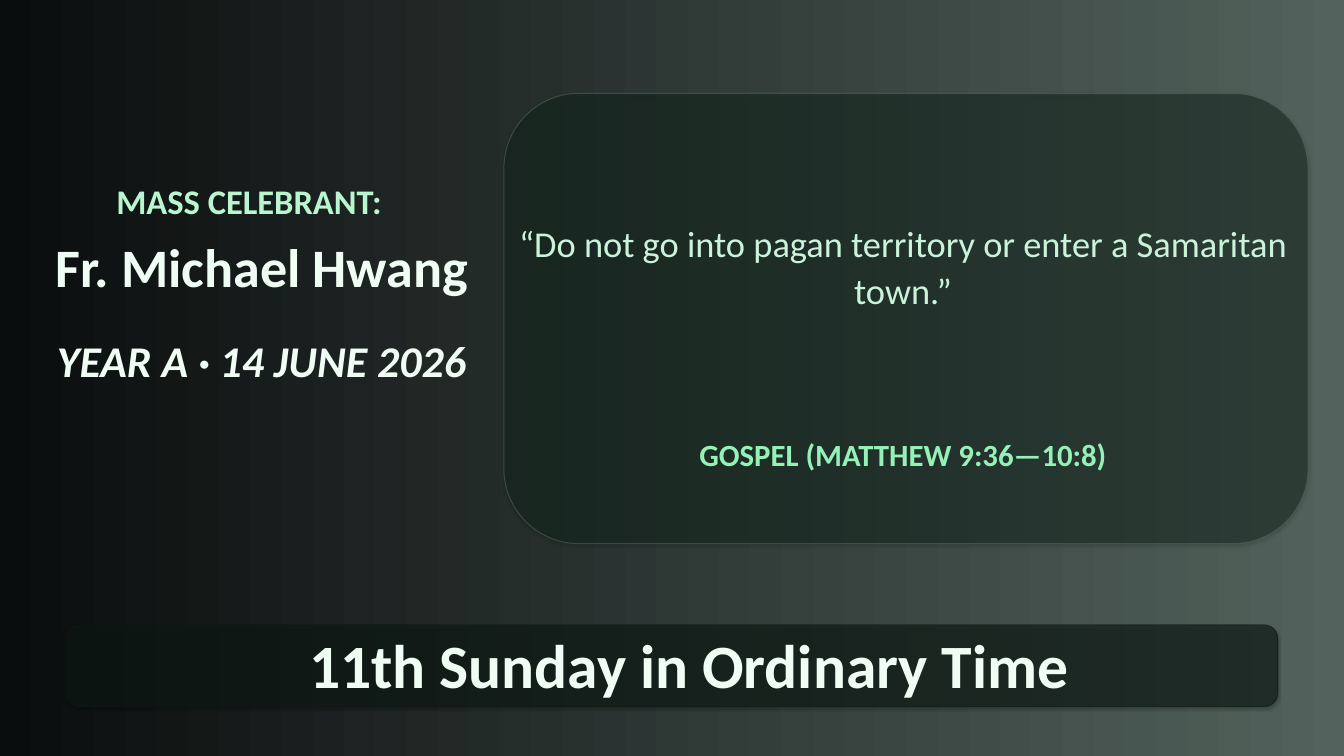
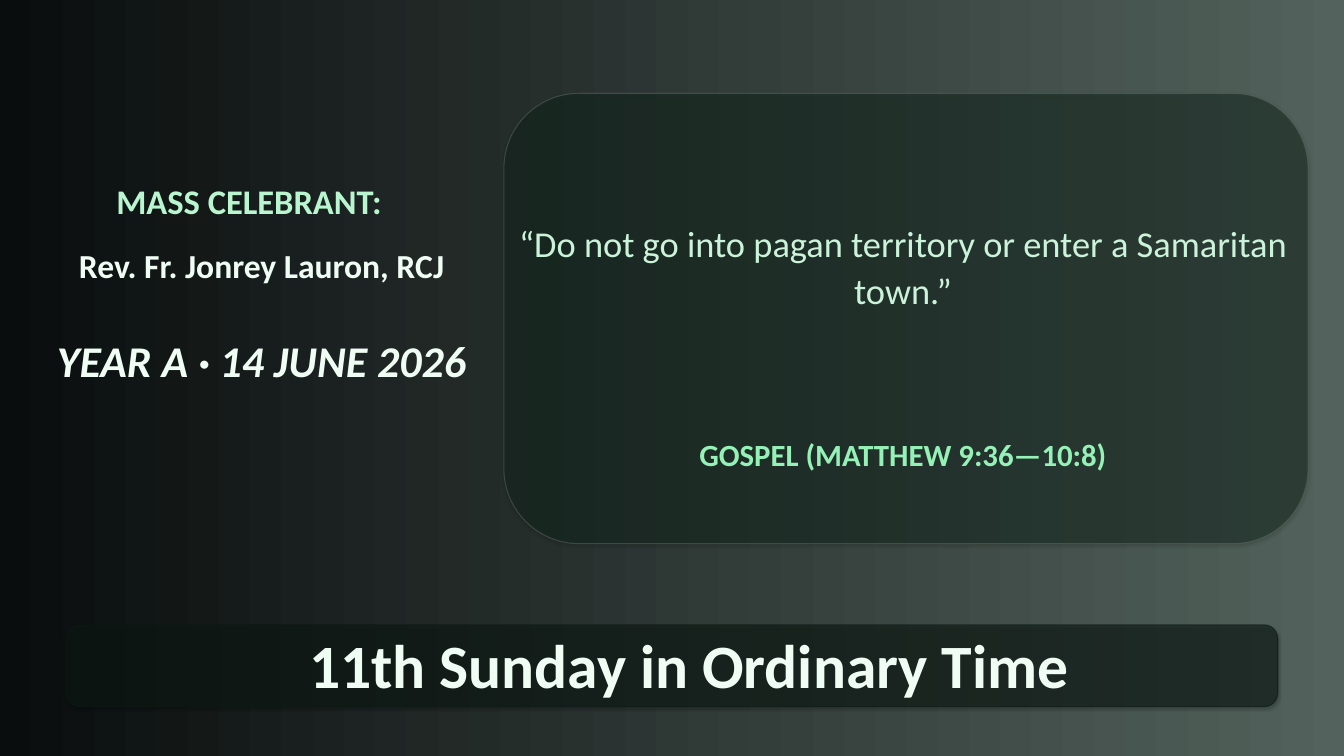
Before and after one commit to divinogabriel9/verbum, a slide deck: slide 73 of outputs/GFCC14Jun2026_11thSundayinOrdinaryTime.pptx (slide 69 before the commit). Drawn at 1344x756 pixels with LibreOffice and Linux fonts; fonts in the diff are those of the drawing. Boxes give left, top, right and bottom in pixels: in the first picture for what was removed or moved away, otherwise in the second. Text is boxed around its words. In the diff, an @@ line names an element or a change of style, - is before the commit and + after.

```diff
--- a/outputs/GFCC14Jun2026_11thSundayinOrdinaryTime.pptx
+++ b/outputs/GFCC14Jun2026_11thSundayinOrdinaryTime.pptx
@@ text at (x1=79, y1=256, x2=444, y2=284): text changed; size 58 to 36 pt @@
-Fr. Michael Hwang
+Rev. Fr. Jonrey Lauron, RCJ
```
Also in this commit, not shown: 15 other slides changed, 8 slides added, 4 slides removed, 29 other files.
